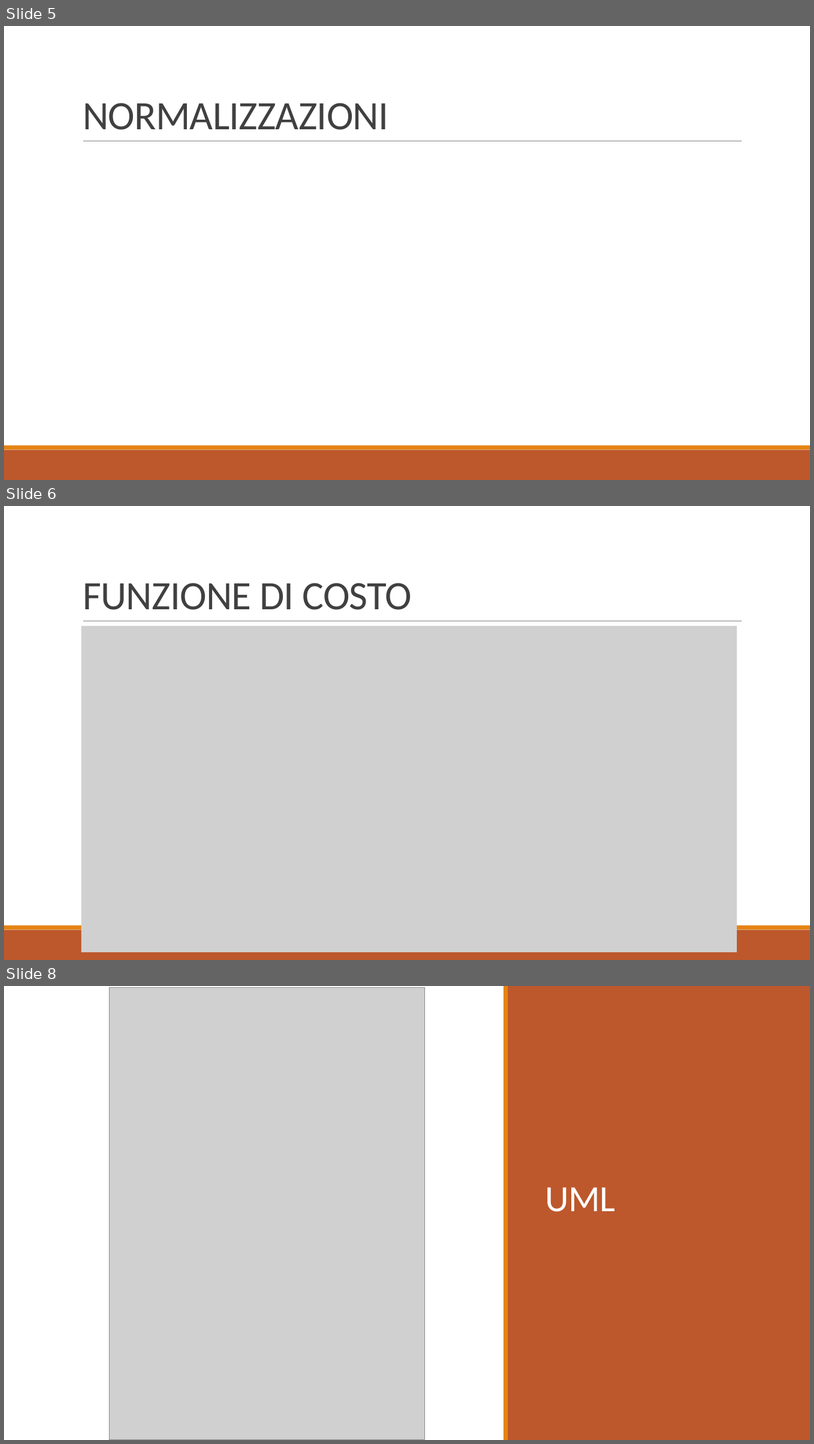
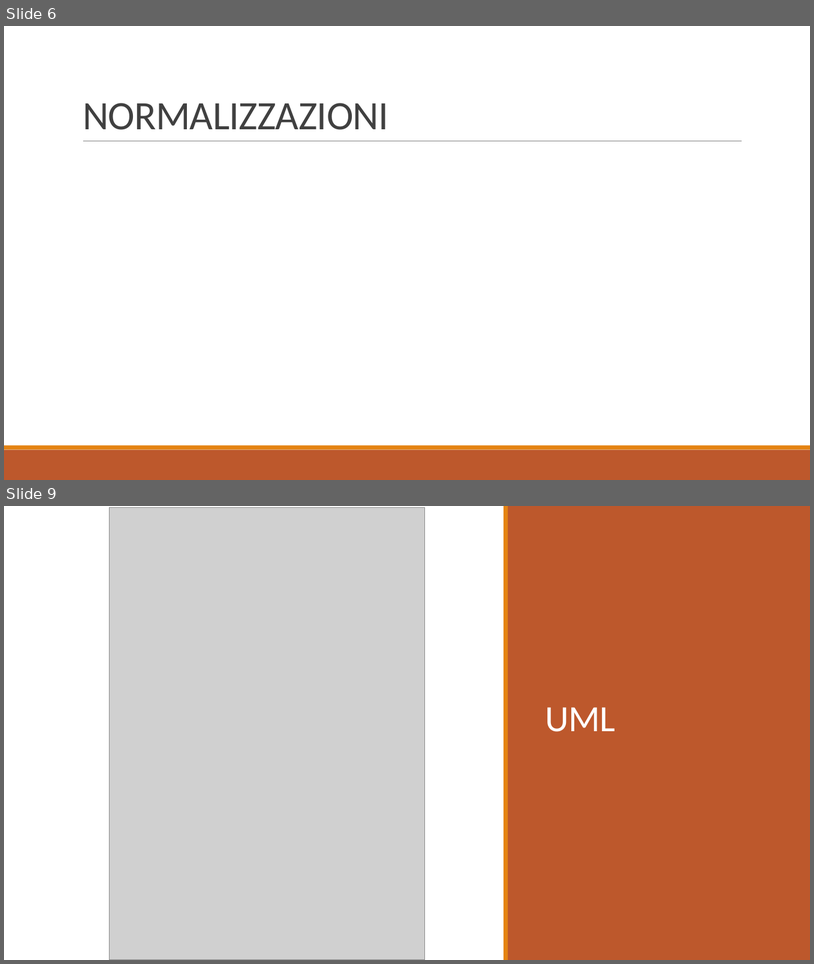
Before and after one commit to baldimario/Simplex, a slide deck: IDENTICAZIONE SISTEMA DI CARICHE PUNTIFORMI DA MISURE DI.pptx. Shown one above the other, each under a label of ours: slides 5, 6 and 8 before the commit, slides 6 and 9 after it; the slides between them are not shown. The pictures are 814x1444 and 814x964 pixels, drawn with LibreOffice and Linux fonts; fonts in the diff are those of the drawing; grey boxes stand for pictures. Boxes give left, top, right and bottom in pixels: in the first picture for what was removed or moved away, otherwise in the second. Text is boxed around its words. In the diff, an @@ line names an element or a change of style, - is before the commit and + after.

```diff
--- a/IDENTICAZIONE SISTEMA DI CARICHE PUNTIFORMI DA MISURE DI.pptx
+++ b/IDENTICAZIONE SISTEMA DI CARICHE PUNTIFORMI DA MISURE DI.pptx
@@ slide 6 removed at (4,506,810,960), background #FFFFFF; not listed: 3 template elements that a slide beside it also shows @@
@@ title removed at (83,583,413,610) @@
-FUNZIONE DI COSTO
@@ picture removed at (81,626,737,952) @@
@@ what was slide 5 is now slide 6 @@
@@ what was slide 8 is now slide 9 @@
```
Also in this commit, not shown: 4 slides changed, 4 slides added, 2 other slides removed.
